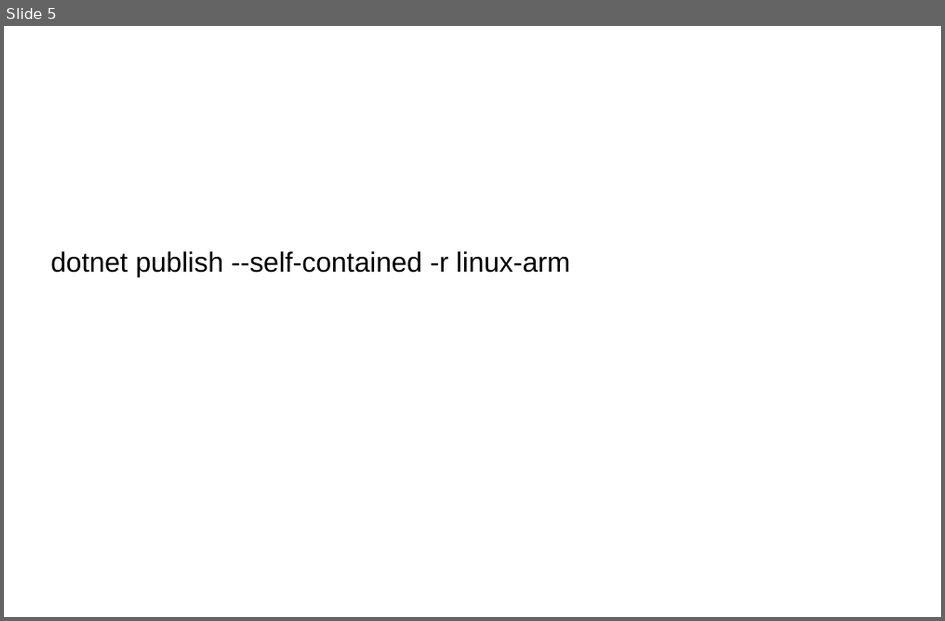
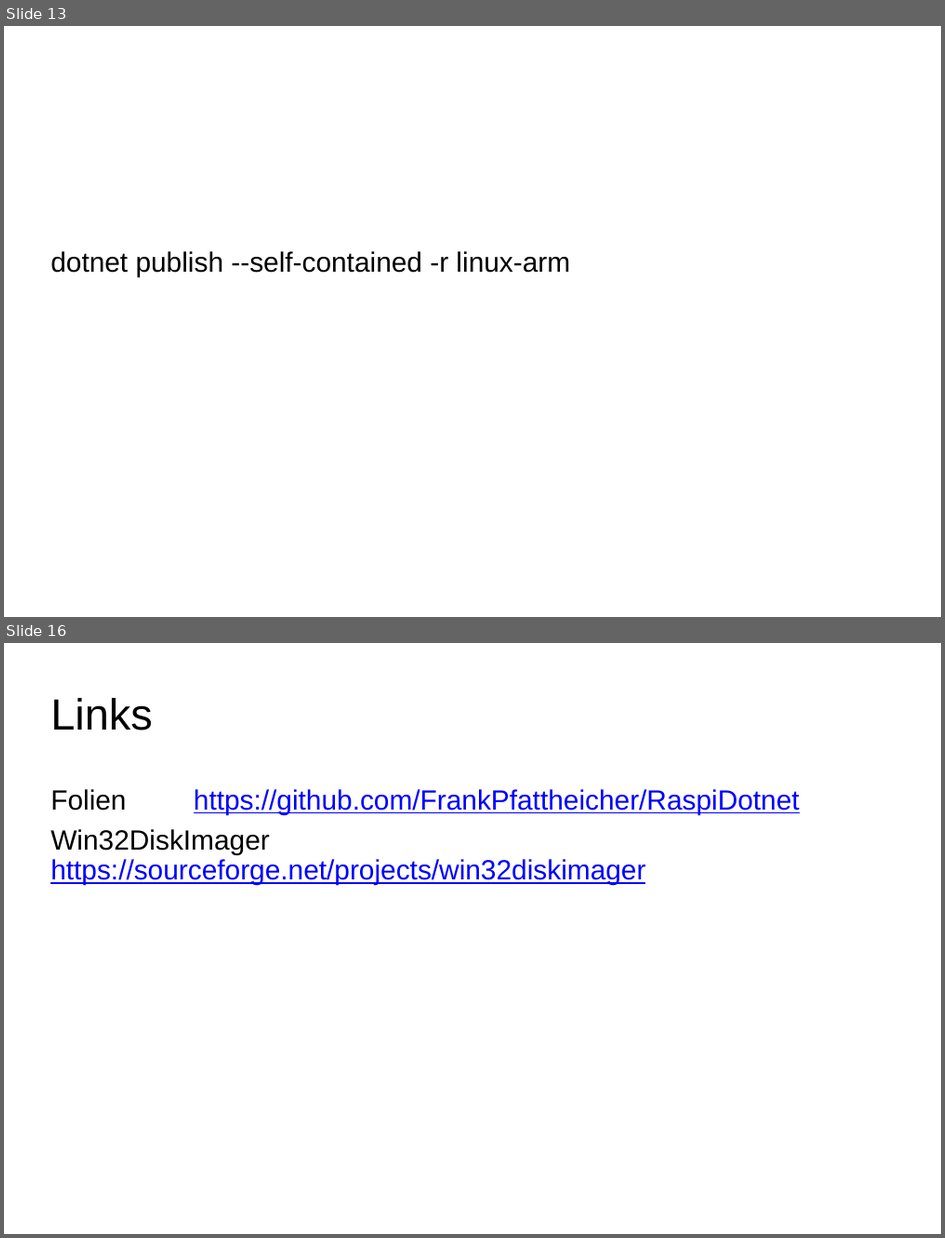
Before and after one commit to FrankPfattheicher/RaspiDotnet, a slide deck: Slides/RaspiDotnet.pptx. Shown one above the other, each under a label of ours: slide 5 before the commit, slides 13 and 16 after it; the slides between them are not shown. The pictures are 945x621 and 945x1238 pixels, drawn with LibreOffice and Linux fonts; fonts in the diff are those of the drawing; background and template pictures are left out. Boxes give left, top, right and bottom in pixels: in the first picture for what was removed or moved away, otherwise in the second. Text is boxed around its words. In the diff, an @@ line names an element or a change of style, - is before the commit and + after.

```diff
--- a/Slides/RaspiDotnet.pptx
+++ b/Slides/RaspiDotnet.pptx
@@ slide 16 added at (4,643,941,1234), background picture (left out) @@
@@ text added at (50,698,153,730), 44 pt, text #000000 @@
+Links
@@ text added at (50,789,800,885), 28 pt, text #0000FF, underline @@
+Folien https://github.com/FrankPfattheicher/RaspiDotnet
+Win32DiskImager https://sourceforge.net/projects/win32diskimager
@@ what was slide 5 is now slide 13 @@
```
Also in this commit, not shown: 2 slides changed, 10 other slides added, 6 other files.
